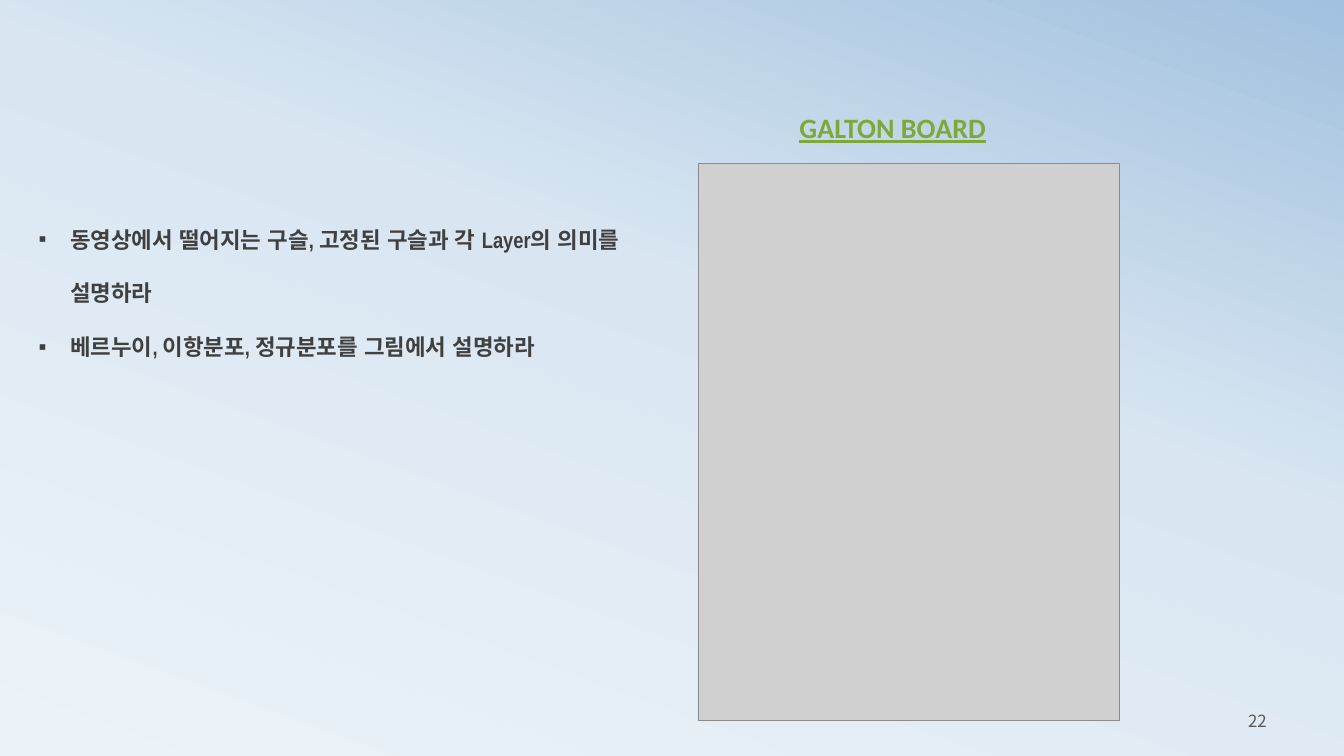
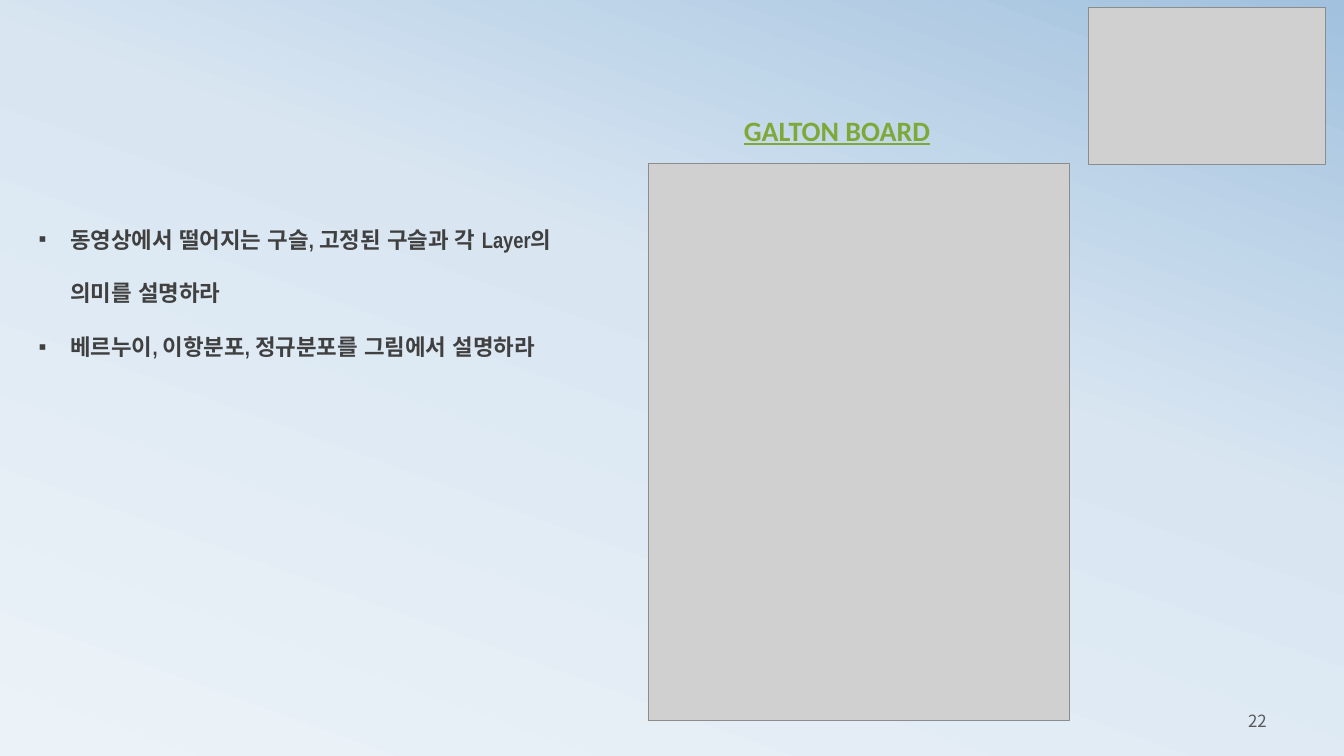
Before and after one commit to ancestor9/mathematics-for-machine-learning, a slide deck: slide 22 of 3_probability theory for machine learning.pptx. Drawn at 1344x756 pixels with LibreOffice and Linux fonts; fonts in the diff are those of the drawing; grey boxes stand for pictures. Boxes give left, top, right and bottom in pixels: in the first picture for what was removed or moved away, otherwise in the second. Text is boxed around its words. In the diff, an @@ line names an element or a change of style, - is before the commit and + after.

```diff
--- a/3_probability theory for machine learning.pptx
+++ b/3_probability theory for machine learning.pptx
@@ picture added at bbox=[1088, 7, 1325, 164] @@
@@ text "GALTON BOARD": place and size @@
-text "GALTON BOARD" at bbox=[799, 119, 986, 143]
+text "GALTON BOARD" at bbox=[744, 122, 930, 145]
@@ picture: place and size @@
-picture at bbox=[699, 163, 1120, 721]
+picture at bbox=[648, 163, 1070, 721]
@@ text "동영상에서 떨어지는 구슬, 고정된 구슬과 ..." rewrapped from bbox=[70, 229, 620, 359] to bbox=[70, 229, 551, 359] @@
```
Also in this commit, not shown: 28 other slides changed, 5 slides added, 3 slides removed.
